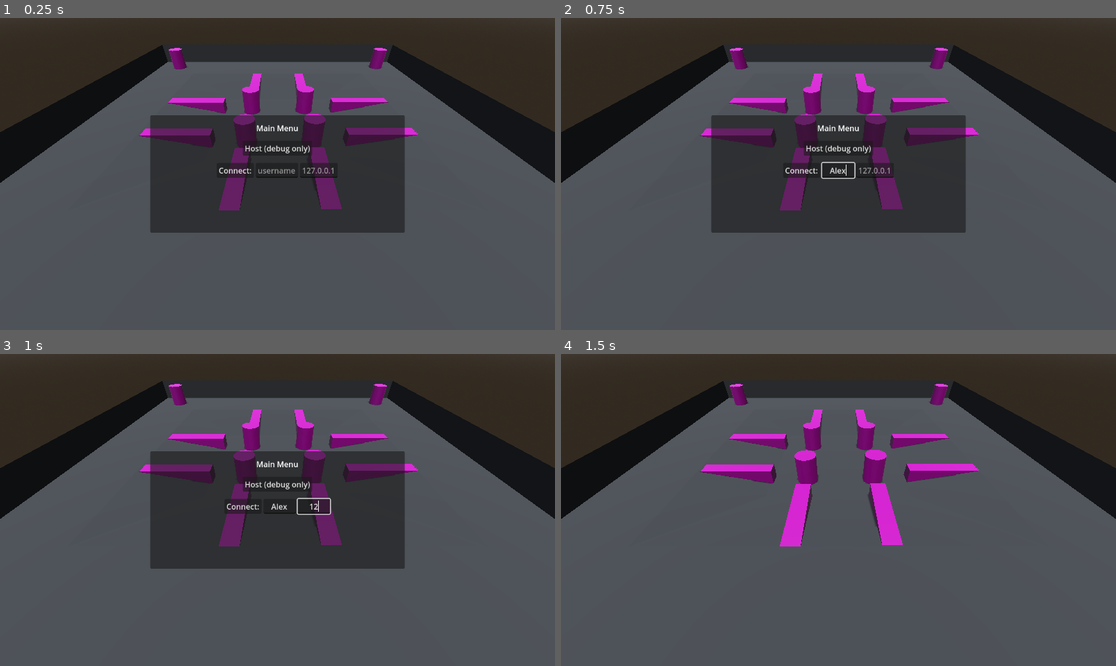
Above: before the commit, frames 1-4 (two rows, left to right).
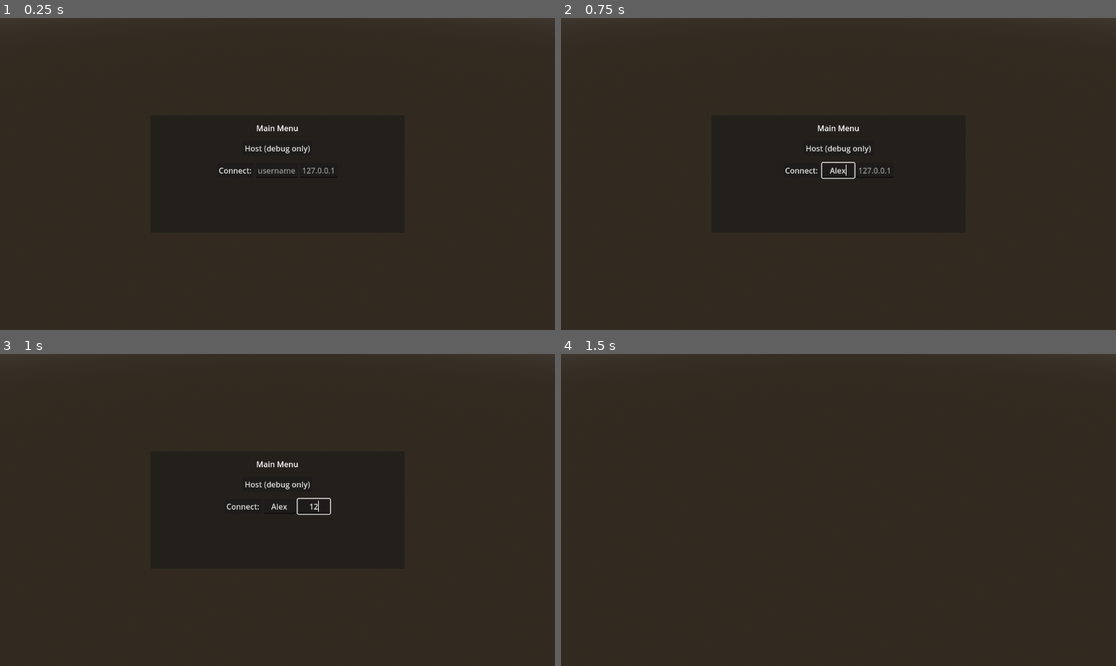
Above: after the commit, the same moments.

Repository: aidan-j-rhoden/plunger
Game: Godot game, scene res://menu/menu.tscn
Same seed, same stepped clock (60 frames per second), same inputs: the game is played once before the commit and once after it.
Inputs (mouse positions are in pixels of both pictures, inside the frame that each line leads up to):
- Up to frame 1 (0.25 s): no input
- Up to frame 2 (0.75 s): click (838, 170) at 0.52 s; type "Alex" at 0.6 s
- Up to frame 3 (1 s): click (316, 506) at 0.75 s; type "12" at 0.83 s
- Up to frame 4 (1.5 s): click "Host (debug only)" at 1.25 s

The runs differ from the first frame. In frame 1, 67% of the frame differs, in the area x 0-100%, y 8-100%; in frame 2, 67%; in frame 3, 67%; in frame 4, 81%.

Commit message:
Getting closer on joining rooms

Diff:
--- a/menu/join_button.gd
+++ b/menu/join_button.gd
@@ -3,3 +3,4 @@
 func _on_pressed():
 	if not multiplayer.is_server():
 		print("Party!  This worked, by jove.")
+		rpc_id(1, "add_player", multiplayer.get_unique_id())
--- a/menu/menu.tscn
+++ b/menu/menu.tscn
@@ -148,6 +148,7 @@
 [node name="World" parent="." instance=ExtResource("2_xu3ik")]
 
 [node name="Background" type="Node3D" parent="."]
+visible = false
 
 [node name="map_test" parent="Background" instance=ExtResource("5_7tp0p")]
 
